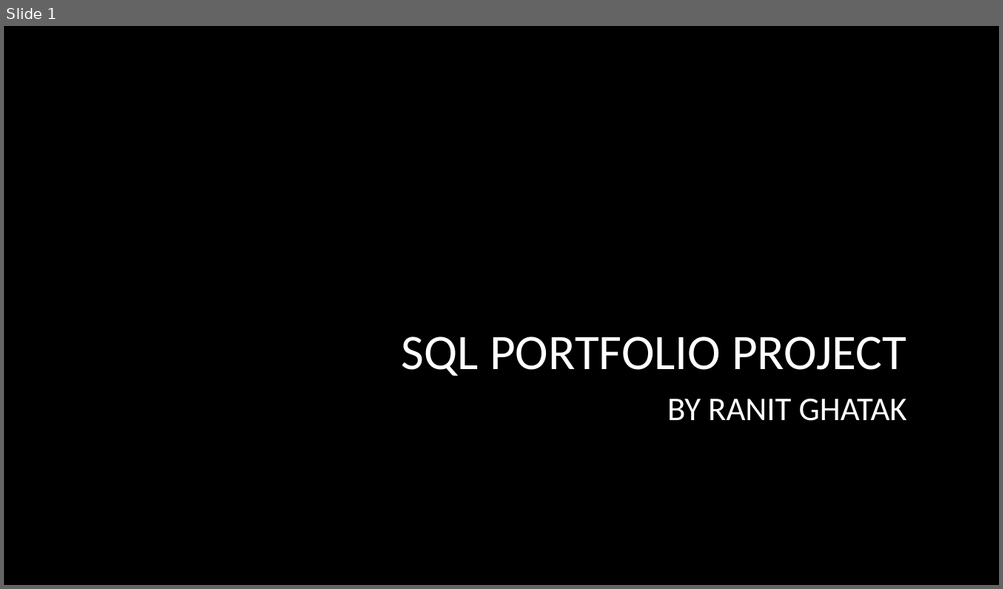
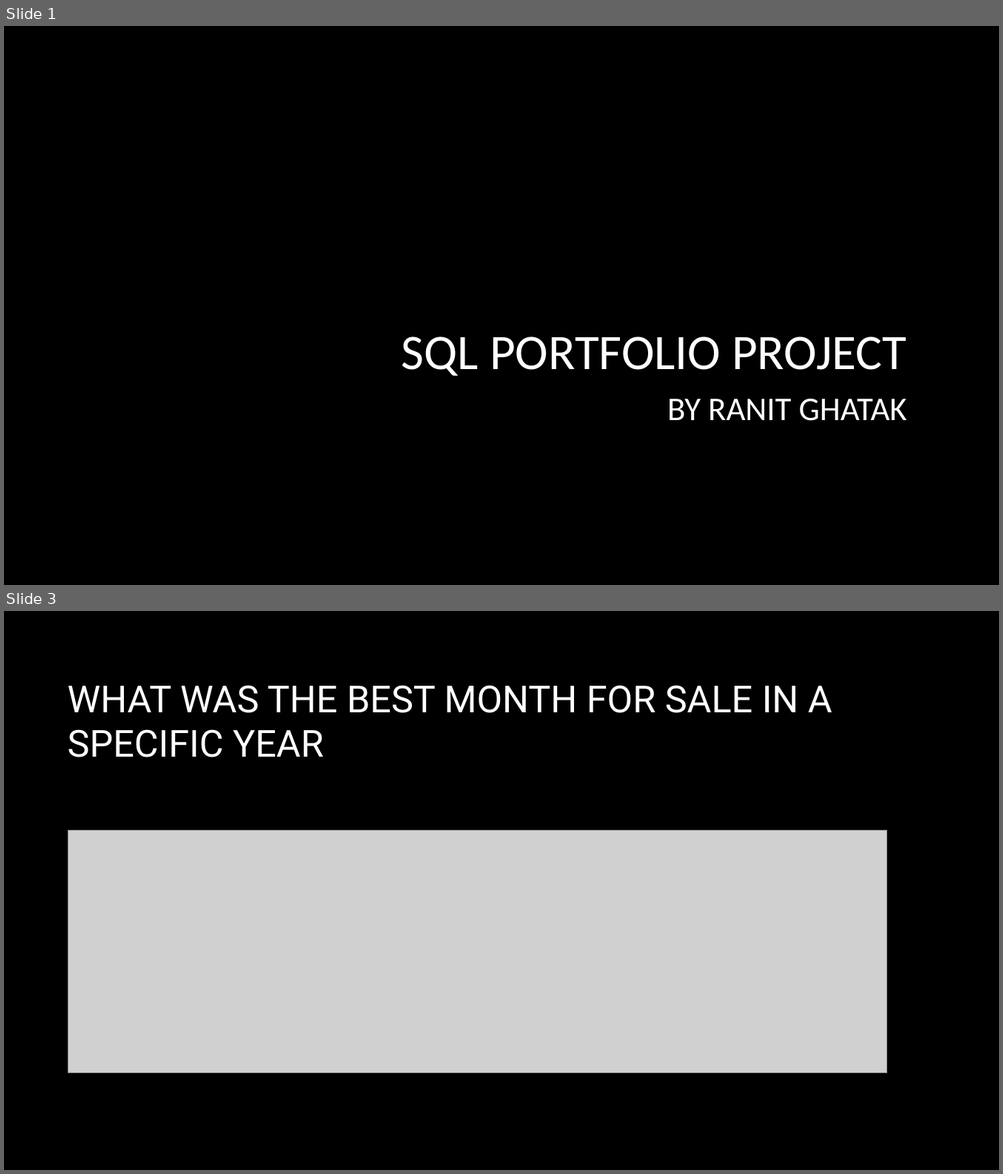
Before and after one commit to Ron-17/Portfolio-Project_SQL, a slide deck: SQL PORTFOLIO PROJECT New.pptm. Shown one above the other, each under a label of ours: slide 1 before the commit, slides 1 and 3 after it; the slides between them are not shown. The pictures are 1003x589 and 1003x1174 pixels, drawn with LibreOffice and Linux fonts; fonts in the diff are those of the drawing; grey boxes stand for pictures; background and template pictures are left out. Boxes give left, top, right and bottom in pixels: in the first picture for what was removed or moved away, otherwise in the second. Text is boxed around its words. In the diff, an @@ line names an element or a change of style, - is before the commit and + after.

```diff
--- a/SQL PORTFOLIO PROJECT New.pptm
+++ b/SQL PORTFOLIO PROJECT New.pptm
@@ slide 3 added at <box>4,611,999,1170</box>, background picture (left out) @@
@@ title added at <box>68,685,832,758</box>, 36 pt, text #FFFFFF @@
+WHAT WAS THE BEST MONTH FOR SALE IN A SPECIFIC YEAR
@@ picture added at <box>68,830,887,1073</box> @@
```
Also in this commit, not shown: 5 other slides added, 6 slides removed.
